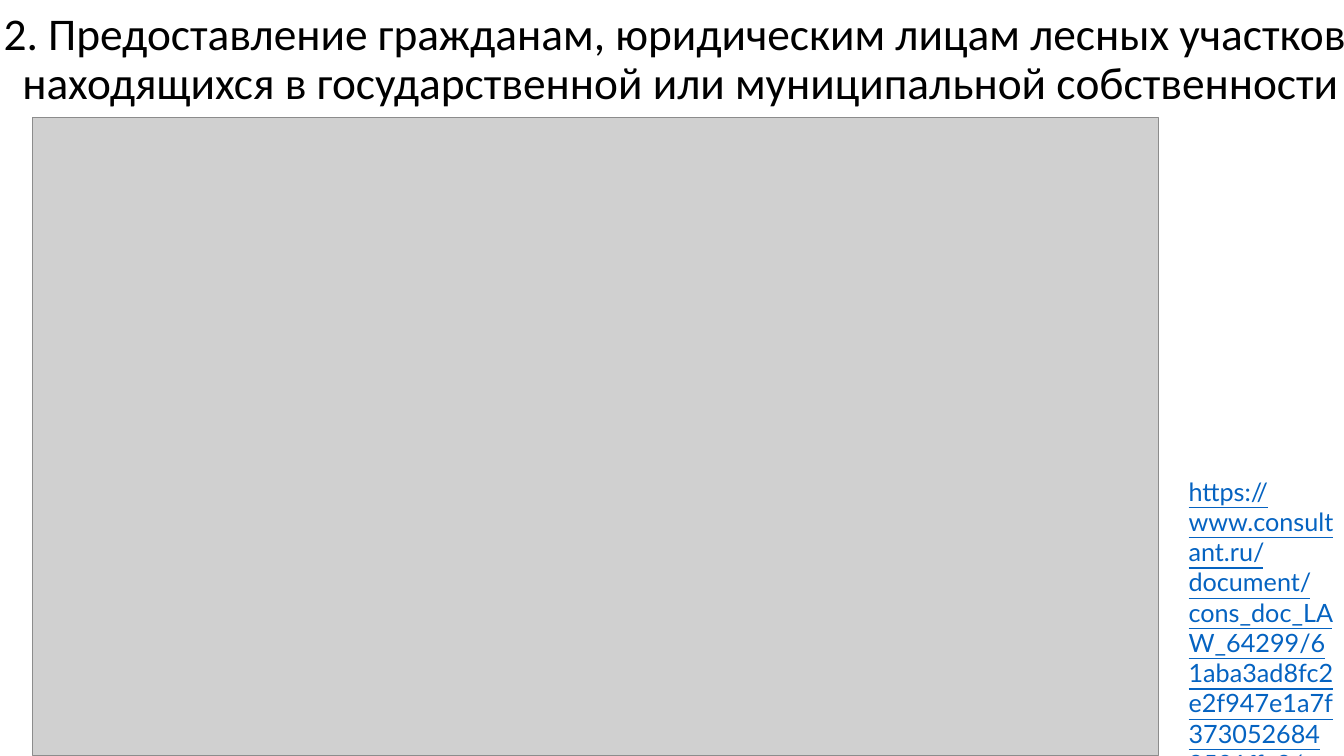
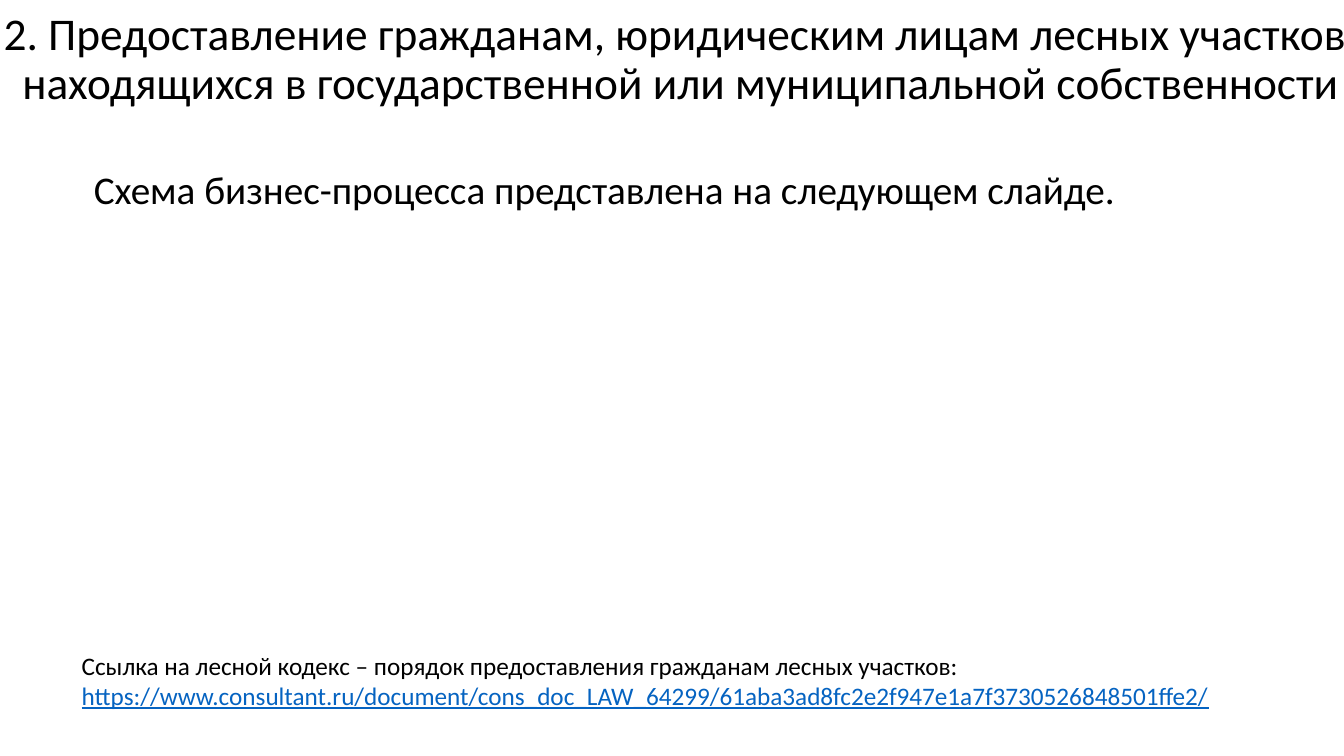
Before and after one commit to mcdodik20008/docs, a slide deck: slide 5 of Презентация.pptx. Drawn at 1344x756 pixels with LibreOffice and Linux fonts; fonts in the diff are those of the drawing; grey boxes stand for pictures. Boxes give left, top, right and bottom in pixels: in the first picture for what was removed or moved away, otherwise in the second. Text is boxed around its words. In the diff, an @@ line names an element or a change of style, - is before the commit and + after.

Commit message:
Бизнес процесс

```diff
--- a/Презентация.pptx
+++ b/Презентация.pptx
@@ picture removed at bbox=[33, 117, 1158, 756] @@
@@ text added at bbox=[94, 177, 1114, 211], 28 pt, text #000000 @@
+Схема бизнес-процесса представлена на следующем слайде.
@@ text at bbox=[82, 658, 1208, 709]: text changed; font Lato to Calibri @@
-https://www.consultant.ru/document/cons_doc_LAW_64299/61aba3ad8fc2e2f947e1a7f3730526848501ffe2/
+Ссылка на лесной кодекс – порядок предоставления гражданам лесных участков: https://www.consultant.ru/document/cons_doc_LAW_64299/61aba3ad8fc2e2f947e1a7f3730526848501ffe2/
```
Also in this commit, not shown: 1 slide added, 1 slide removed, 2 other files.
